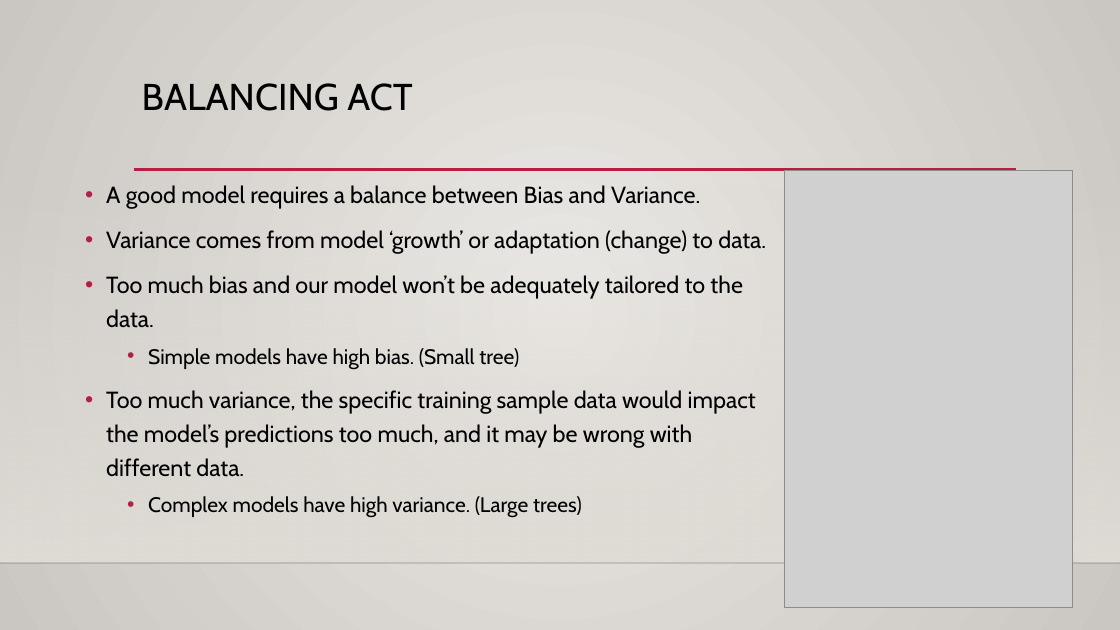
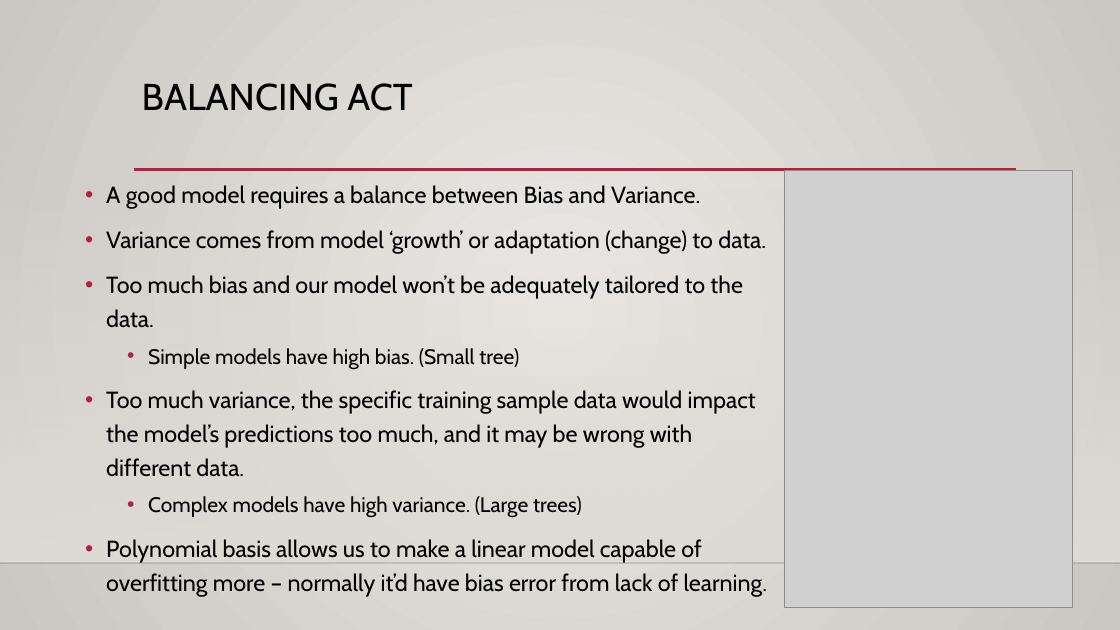
Before and after one commit to glennybarnes/Intro_to_Machine_Learning_Students, a slide deck: slide 32 of reference_content/Slides/007_Basis_and_Regularization.pptx. Drawn at 1120x630 pixels with LibreOffice and Linux fonts; fonts in the diff are those of the drawing; grey boxes stand for pictures; background and template pictures are left out. Boxes give left, top, right and bottom in pixels: in the first picture for what was removed or moved away, otherwise in the second. Text is boxed around its words. In the diff, an @@ line names an element or a change of style, - is before the commit and + after.

```diff
--- a/reference_content/Slides/007_Basis_and_Regularization.pptx
+++ b/reference_content/Slides/007_Basis_and_Regularization.pptx
@@ text at (106, 539, 767, 596): paragraph added @@
+• Polynomial basis allows us to make a linear model capable of overfitting more – normally it’d have bias error from lack of learning.
```
Also in this commit, not shown: 10 other slides changed, 1 slide added, 1 other file.
